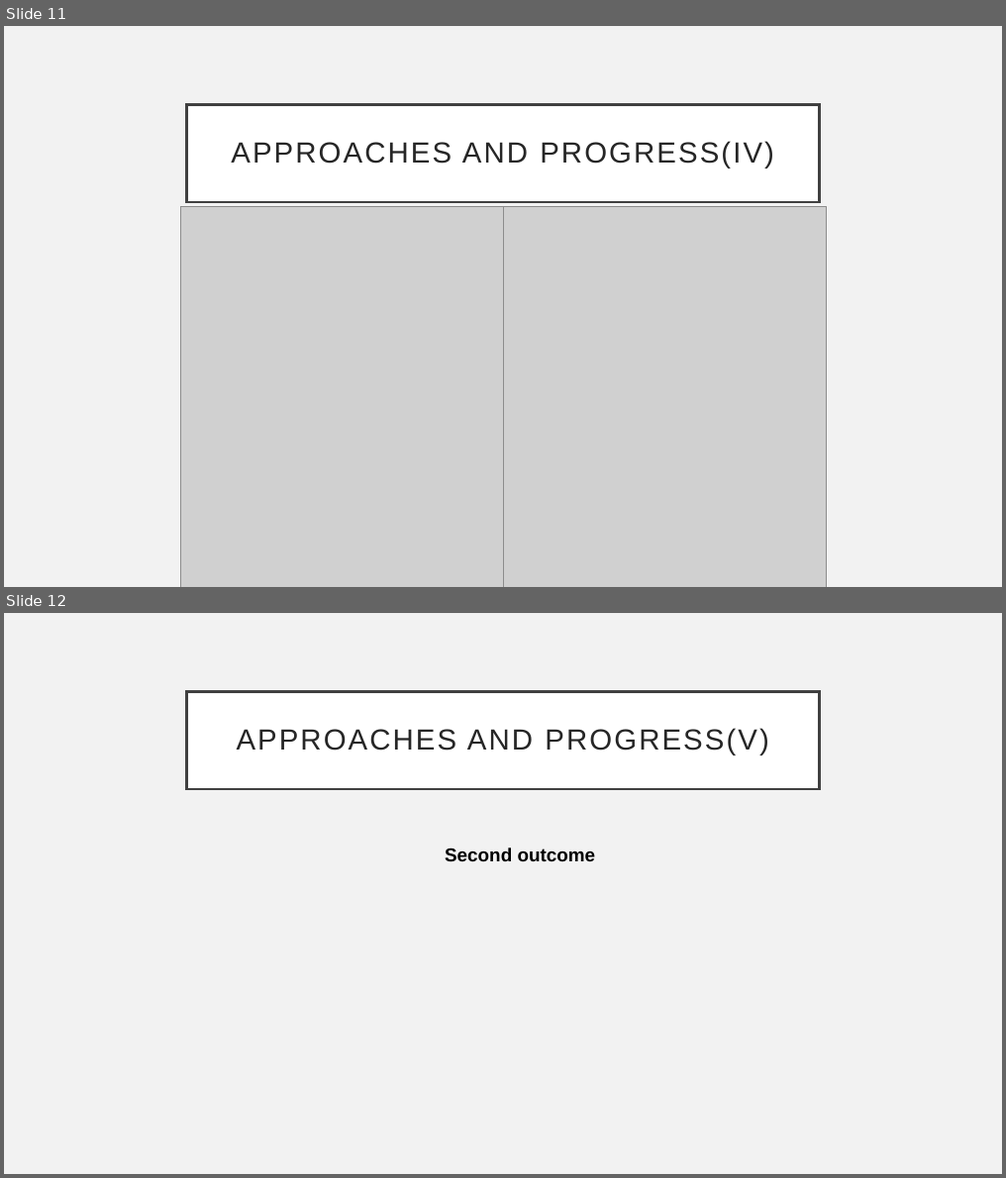
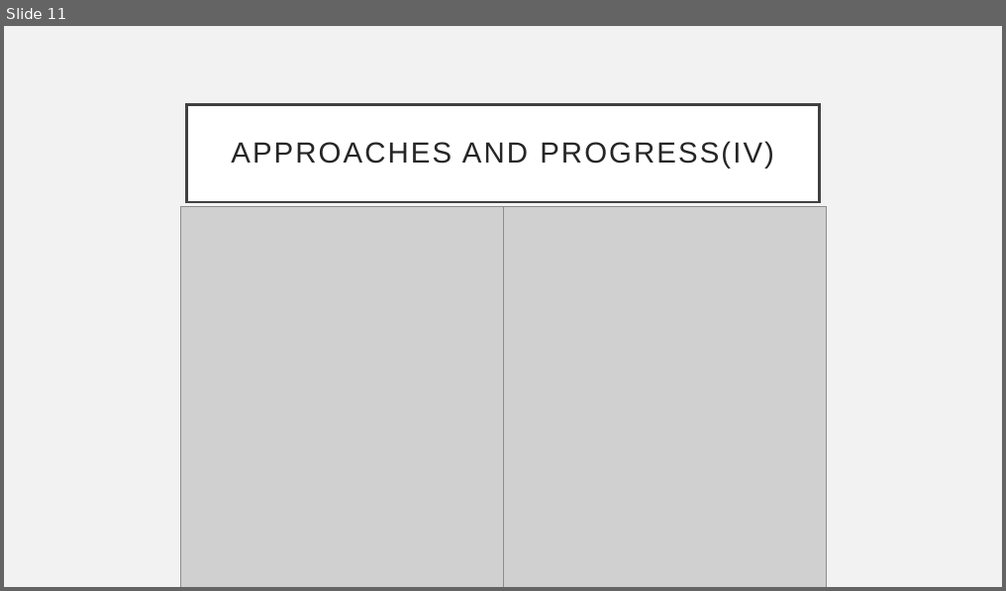
Before and after one commit to Weber12321/ntcir15, a slide deck: PPT/Team presentation-1.pptx. Shown one above the other, each under a label of ours: slides 11 and 12 before the commit, slide 11 after it. The pictures are 1006x1178 and 1006x591 pixels, drawn with LibreOffice and Linux fonts; fonts in the diff are those of the drawing; grey boxes stand for pictures. Boxes give left, top, right and bottom in pixels: in the first picture for what was removed or moved away, otherwise in the second. Text is boxed around its words. In the diff, an @@ line names an element or a change of style, - is before the commit and + after.

```diff
--- a/PPT/Team presentation-1.pptx
+++ b/PPT/Team presentation-1.pptx
@@ slide 12 removed at bbox=[4, 613, 1002, 1174], background #F2F2F2 @@
@@ title removed at bbox=[187, 691, 819, 789] @@
-APPROACHES AND PROGRESS(V)
@@ text removed at bbox=[445, 848, 596, 862] @@
-Second outcome
```
Also in this commit, not shown: 1 slide changed.
